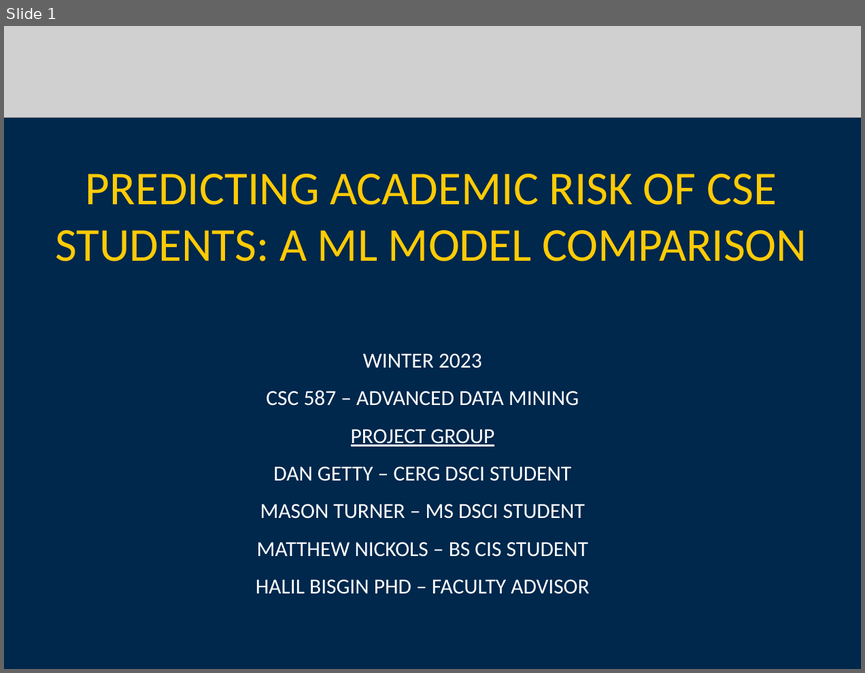
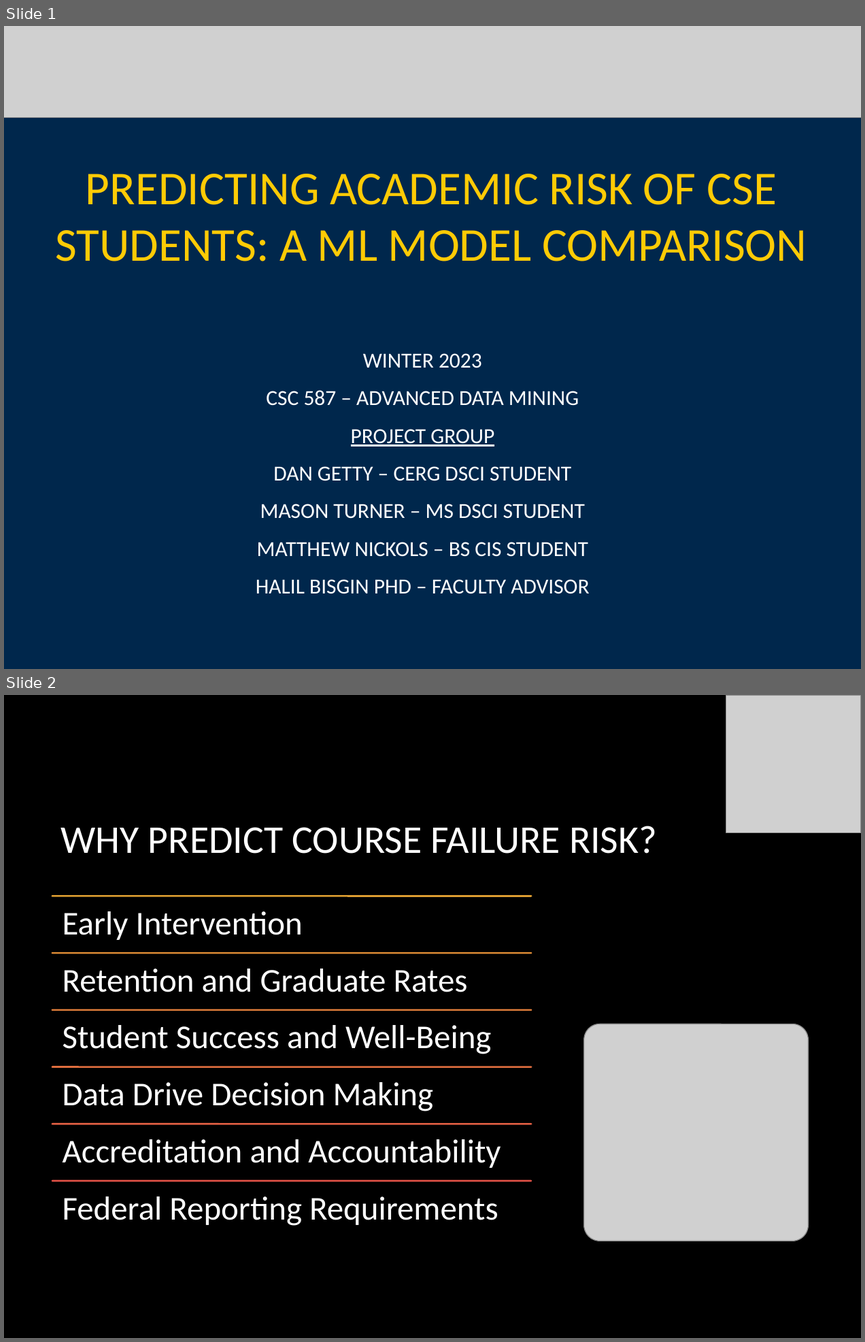
Before and after one commit to tastslikchkn/MI-AIR, a slide deck: Milestone_2/CSC587_2024_OnlineCSESTudentSuccessInd_052824.pptx. Shown one above the other, each under a label of ours: slide 1 before the commit, slides 1 and 2 after it. The pictures are 865x673 and 865x1342 pixels, drawn with LibreOffice and Linux fonts; fonts in the diff are those of the drawing; grey boxes stand for pictures; background and template pictures are left out. Boxes give left, top, right and bottom in pixels: in the first picture for what was removed or moved away, otherwise in the second. Text is boxed around its words. In the diff, an @@ line names an element or a change of style, - is before the commit and + after.

```diff
--- a/Milestone_2/CSC587_2024_OnlineCSESTudentSuccessInd_052824.pptx
+++ b/Milestone_2/CSC587_2024_OnlineCSESTudentSuccessInd_052824.pptx
@@ slide 2 added at bbox=[4, 695, 861, 1338], background picture (left out) @@
@@ picture added at bbox=[725, 695, 861, 833] @@
@@ title added at bbox=[60, 826, 657, 853], 33 pt, text #FFFFFF @@
+WHY PREDICT COURSE FAILURE RISK?
@@ picture added at bbox=[584, 1024, 808, 1241] @@
@@ group added at bbox=[52, 896, 531, 1225]: 6 lines, 6 texts @@
+Early Intervention
+Retention and Graduate Rates
+Student Success and Well-Being
+Data Drive Decision Making
+Accreditation and Accountability
+Federal Reporting Requirements
```
Also in this commit, not shown: 6 slides changed, 4 other slides added, 5 slides removed.
